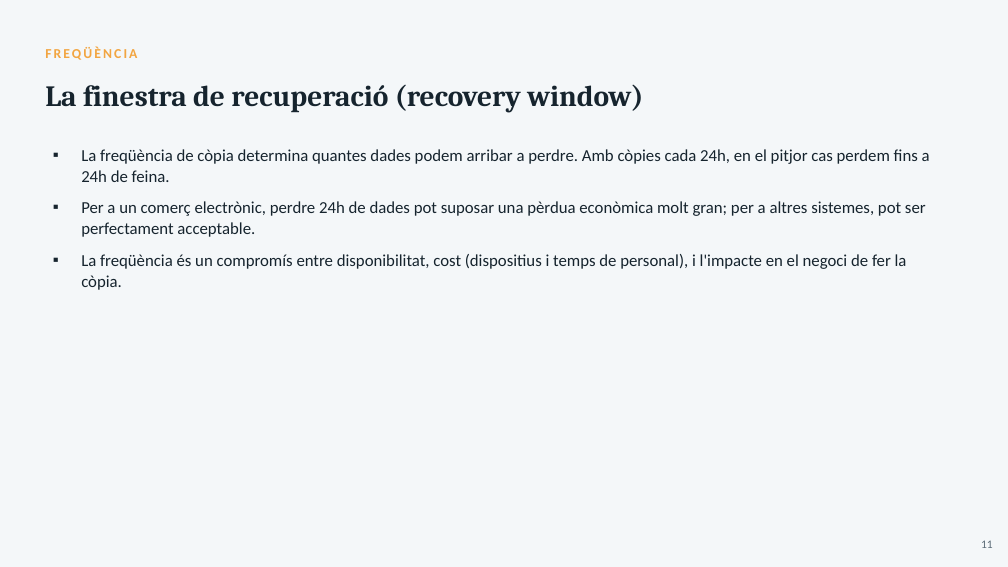
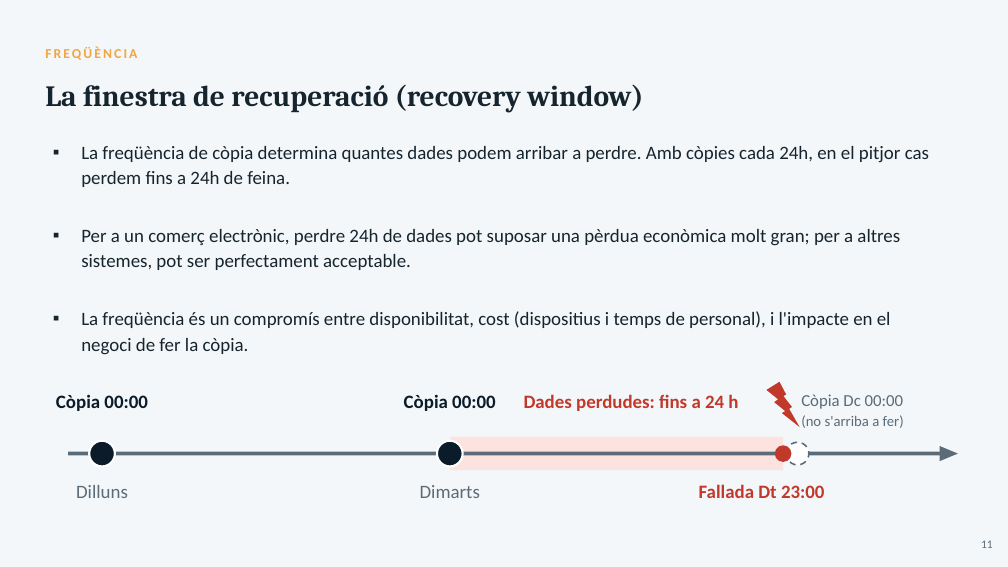
Before and after one commit to joansanchezescudero/SMX_0226_Seguretat_Informatica, a slide deck: slide 11 of RA2 - Emmagatzematge i copies de seguretat/AA3 - Copies de seguretat/RA2_AA3_Copies_de_seguretat.pptx. Drawn at 1008x567 pixels with LibreOffice and Linux fonts; fonts in the diff are those of the drawing. Boxes give left, top, right and bottom in pixels: in the first picture for what was removed or moved away, otherwise in the second. Text is boxed around its words. In the diff, an @@ line names an element or a change of style, - is before the commit and + after.

```diff
--- a/RA2 - Emmagatzematge i copies de seguretat/AA3 - Copies de seguretat/RA2_AA3_Copies_de_seguretat.pptx
+++ b/RA2 - Emmagatzematge i copies de seguretat/AA3 - Copies de seguretat/RA2_AA3_Copies_de_seguretat.pptx
@@ text "La freqüència de còpia determina ..." at (x1=81, y1=146, x2=929, y2=355): size 16 to 18 pt; line spacing 20pt to 24.3pt; more space between paragraphs @@
@@ lightning bolt added at (x1=767, y1=382, x2=800, y2=427), fill #C0392B @@
@@ text added at (x1=56, y1=394, x2=147, y2=411), 18 pt, text #0B1B29, bold @@
+Còpia 00:00
@@ text added at (x1=404, y1=394, x2=495, y2=411), 18 pt, text #0B1B29, bold @@
+Còpia 00:00
@@ text added at (x1=524, y1=394, x2=738, y2=411), 18 pt, text #C0392B, bold @@
+Dades perdudes: fins a 24 h
@@ text added at (x1=801, y1=394, x2=903, y2=409), 16 pt, text #5B6B78 @@
+Còpia Dc 00:00
@@ text added at (x1=801, y1=415, x2=904, y2=428), 14 pt, text #5B6B78 @@
+(no s'arriba a fer)
@@ ellipse added at (x1=89, y1=441, x2=115, y2=467), fill #0B1B29, outline #FFFFFF 2 pt @@
@@ ellipse added at (x1=437, y1=441, x2=463, y2=467), fill #0B1B29, outline #FFFFFF 2 pt @@
@@ rectangle added at (x1=450, y1=437, x2=783, y2=470), fill #FDE3E0 @@
@@ ellipse added at (x1=775, y1=445, x2=792, y2=462), fill #C0392B @@
@@ ellipse added at (x1=786, y1=442, x2=809, y2=465), fill #FFFFFF, outline #5B6B78 1.5 pt dashed @@
@@ triangle added at (x1=940, y1=446, x2=958, y2=461), fill #5B6B78 @@
@@ rectangle added at (x1=68, y1=451, x2=945, y2=455), fill #5B6B78 @@
@@ text added at (x1=76, y1=485, x2=128, y2=498), 18 pt, text #5B6B78 @@
+Dilluns
@@ text added at (x1=420, y1=485, x2=480, y2=498), 18 pt, text #5B6B78 @@
+Dimarts
@@ text added at (x1=699, y1=484, x2=824, y2=498), 18 pt, text #C0392B, bold @@
+Fallada Dt 23:00
```
Also in this commit, not shown: 26 other slides changed, 1 other file.
